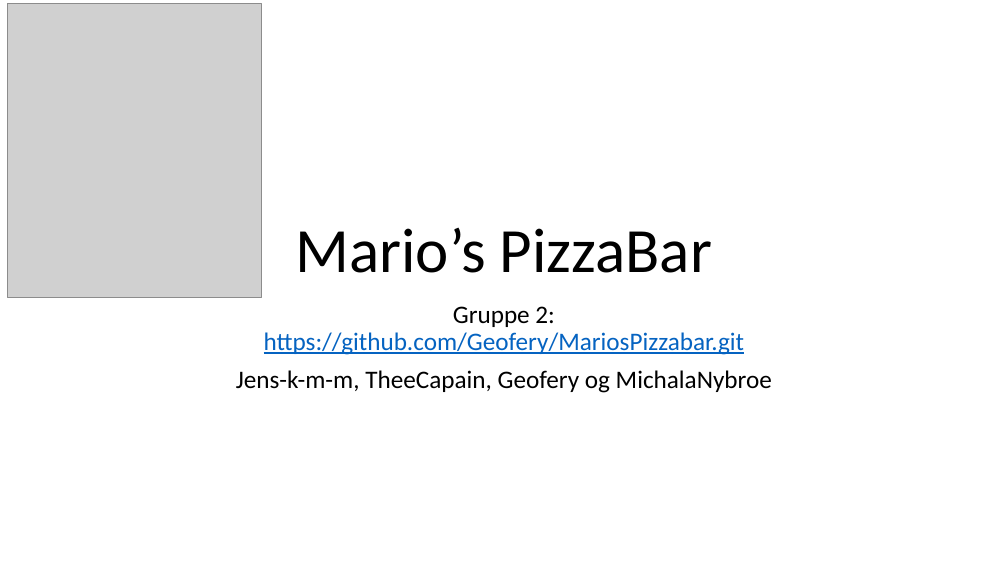
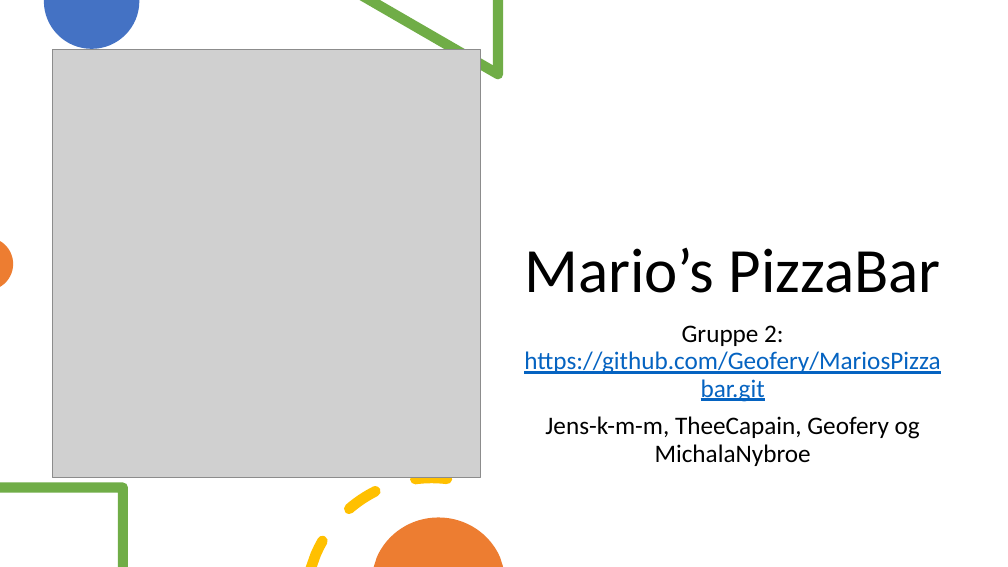
Before and after one commit to Geofery/MariosPizzabar, a slide deck: slide 1 of Mario’s PizzaBar.pptx. Drawn at 1008x567 pixels with LibreOffice and Linux fonts; fonts in the diff are those of the drawing; grey boxes stand for pictures. Boxes give left, top, right and bottom in pixels: in the first picture for what was removed or moved away, otherwise in the second. Text is boxed around its words. In the diff, an @@ line names an element or a change of style, - is before the commit and + after.

```diff
--- a/Mario’s PizzaBar.pptx
+++ b/Mario’s PizzaBar.pptx
@@ freeform shape added at (44,0,139,49), fill #4472C4 @@
@@ freeform shape added at (360,0,504,79), fill #70AD47 @@
@@ picture: place and size @@
-picture at (8,4,262,298)
+picture at (52,49,480,477)
@@ title "Mario’s PizzaBar": place and size @@
-title "Mario’s PizzaBar" at (296,227,712,273)
+title "Mario’s PizzaBar" at (524,247,941,293)
@@ freeform shape added at (0,241,13,287), fill #ED7D31 @@
@@ subtitle "Gruppe 2: https://github.com/Geofery/MariosPizzabar.git" rewrapped from (236,306,772,393) to (524,325,940,466) @@
@@ freeform shape added at (306,473,452,567), fill #FFC000 @@
@@ freeform shape added at (0,482,128,567), fill #70AD47 @@
@@ freeform shape added at (374,517,503,567), fill #ED7D31 @@
```
Also in this commit, not shown: 3 slides added, 5 slides removed, 1 other file.
